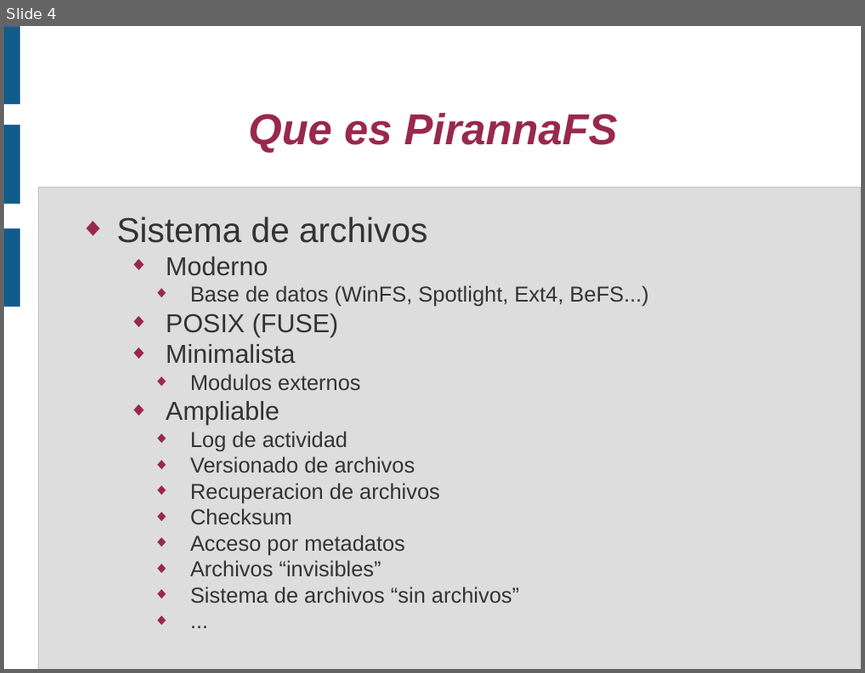
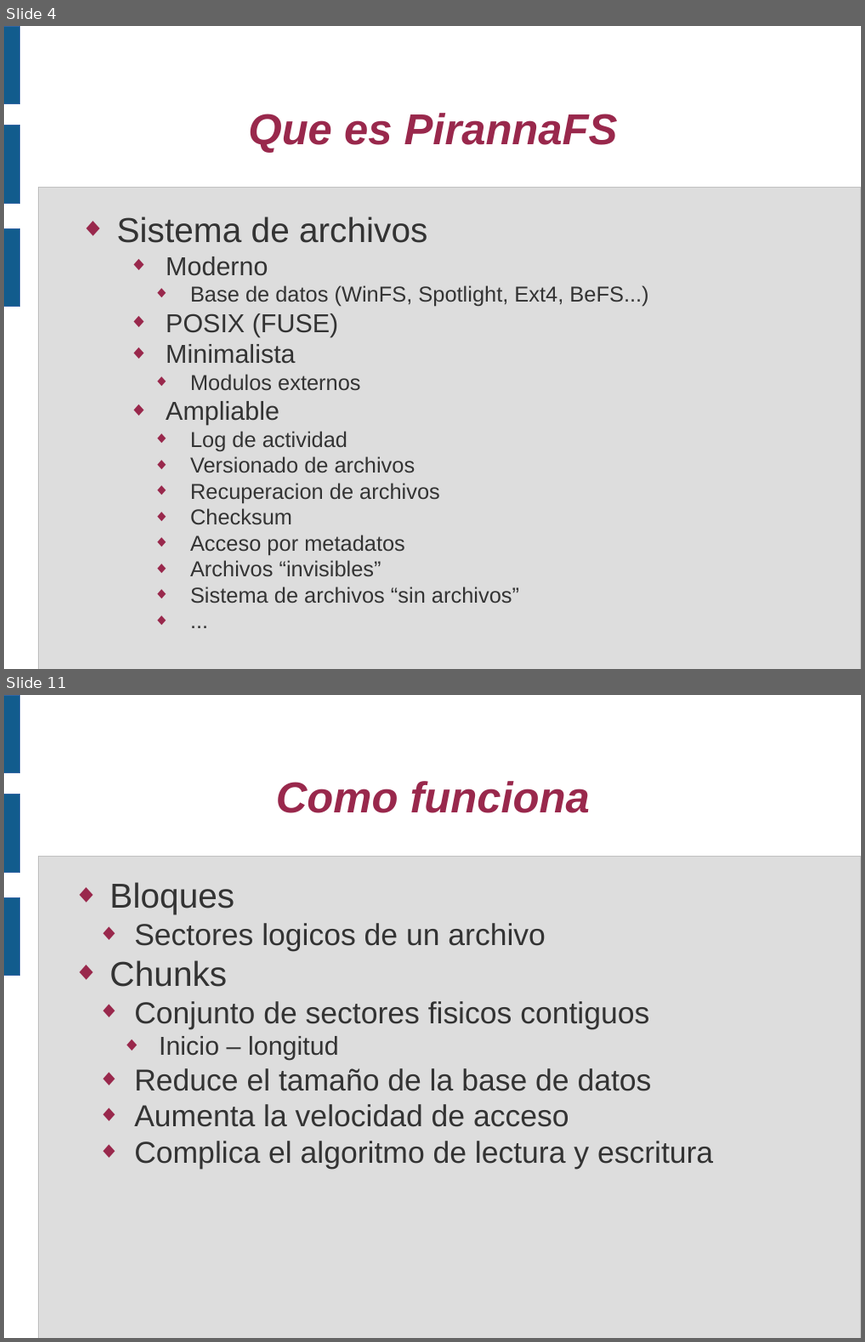
Before and after one commit to piranna/PirannaFS, a slide deck: doc/Presentacion V CUSL/PirannaFS.odp. Shown one above the other, each under a label of ours: slide 4 before the commit, slides 4 and 11 after it; the slides between them are not shown. The pictures are 865x673 and 865x1342 pixels, drawn with LibreOffice and Linux fonts; fonts in the diff are those of the drawing. Boxes give left, top, right and bottom in pixels: in the first picture for what was removed or moved away, otherwise in the second. Text is boxed around its words. In the diff, an @@ line names an element or a change of style, - is before the commit and + after.

```diff
--- a/doc/Presentacion V CUSL/PirannaFS.odp
+++ b/doc/Presentacion V CUSL/PirannaFS.odp
@@ slide 11 added at (x1=4, y1=695, x2=861, y2=1338), background #FFFFFF; not listed: 4 template elements that a slide beside it also shows @@
@@ title added at (x1=276, y1=781, x2=590, y2=813), 40 pt, text #99284C, bold, italic @@
+Como funciona
@@ text added at (x1=109, y1=882, x2=713, y2=1168), 28 pt, text #333333 @@
+◆ Bloques
+  ◆ Sectores logicos de un archivo
+◆ Chunks
+  ◆ Conjunto de sectores fisicos contiguos
+    ◆ Inicio – longitud
+  ◆ Reduce el tamaño de la base de datos
+  ◆ Aumenta la velocidad de acceso
+  ◆ Complica el algoritmo de lectura y escritura
```
Also in this commit, not shown: 3 slides changed, 11 other slides added.
